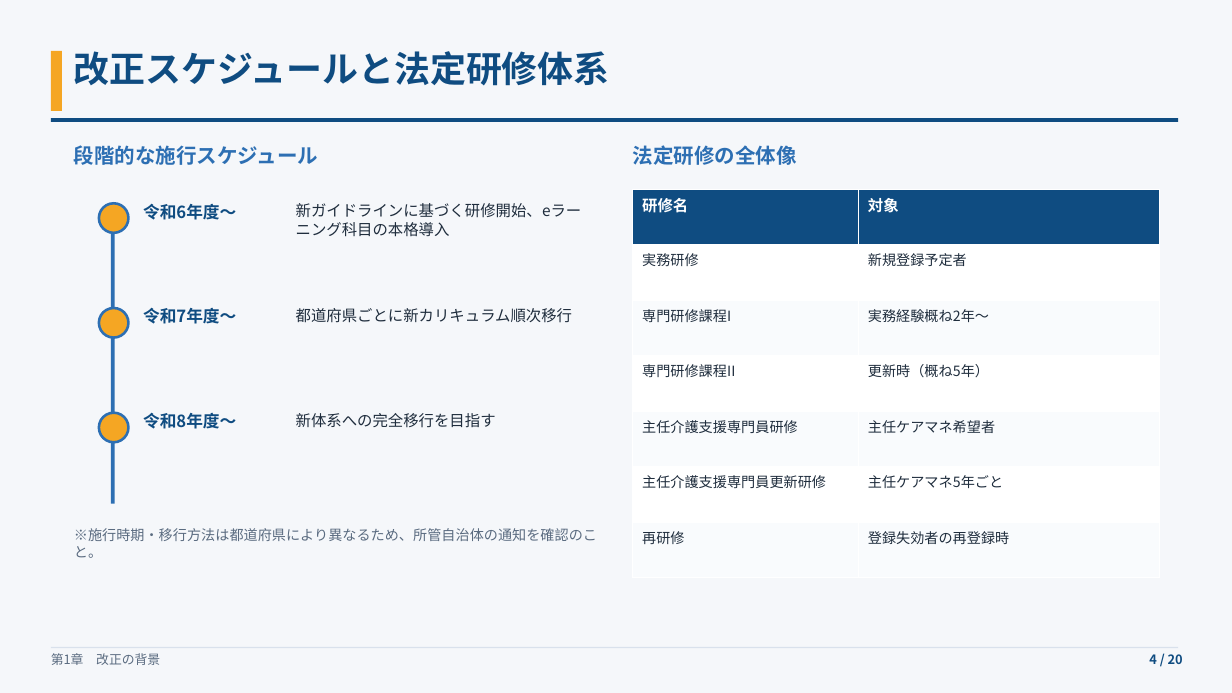
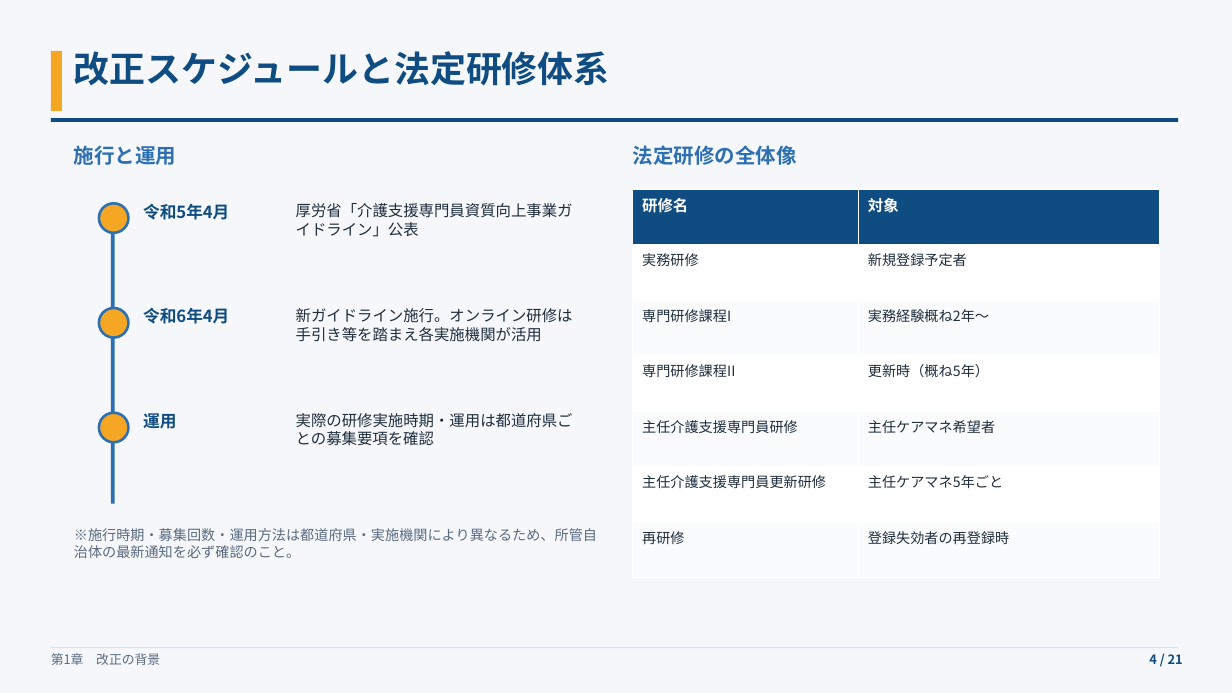
Before and after one commit to tohmichi18-stack/kaigo-ga-app, a slide deck: slide 4 of slides/法定研修制度改正への対応と主任ケアマネ更新研修の戦略.pptx. Drawn at 1232x693 pixels with LibreOffice and Linux fonts; fonts in the diff are those of the drawing. Boxes give left, top, right and bottom in pixels: in the first picture for what was removed or moved away, otherwise in the second. Text is boxed around its words. In the diff, an @@ line names an element or a change of style, - is before the commit and + after.

```diff
--- a/slides/法定研修制度改正への対応と主任ケアマネ更新研修の戦略.pptx
+++ b/slides/法定研修制度改正への対応と主任ケアマネ更新研修の戦略.pptx
@@ text at box(74, 145, 176, 165): text changed @@
-段階的な施行スケジュール
+施行と運用
@@ text at box(143, 204, 229, 220): text changed @@
-令和6年度〜
+令和5年4月
@@ text at box(296, 203, 573, 237): text changed @@
-新ガイドラインに基づく研修開始、eラーニング科目の本格導入
+厚労省「介護支援専門員資質向上事業ガイドライン」公表
@@ text at box(143, 308, 229, 324): text changed @@
-令和7年度〜
+令和6年4月
@@ text at box(296, 308, 573, 342): text changed @@
-都道府県ごとに新カリキュラム順次移行
+新ガイドライン施行。オンライン研修は手引き等を踏まえ各実施機関が活用
@@ text at box(143, 413, 176, 429): text changed @@
-令和8年度〜
+運用
@@ text at box(296, 413, 573, 445): text changed @@
-新体系への完全移行を目指す
+実際の研修実施時期・運用は都道府県ごとの募集要項を確認
@@ text at box(74, 528, 597, 558): text changed @@
-※施行時期・移行方法は都道府県により異なるため、所管自治体の通知を確認のこと。
+※施行時期・募集回数・運用方法は都道府県・実施機関により異なるため、所管自治体の最新通知を必ず確認のこと。
@@ text at box(1149, 654, 1183, 664): text changed @@
-4 / 20
+4 / 21
```
Also in this commit, not shown: 18 other slides changed, 1 slide added, 2 other files.
